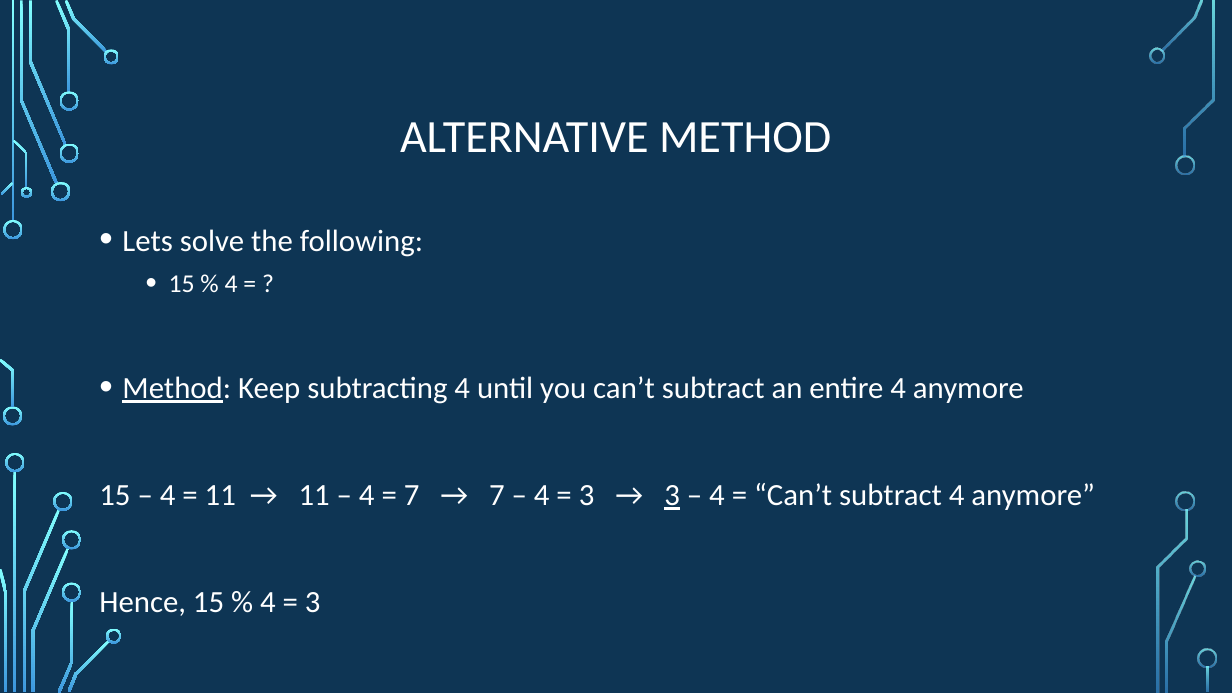
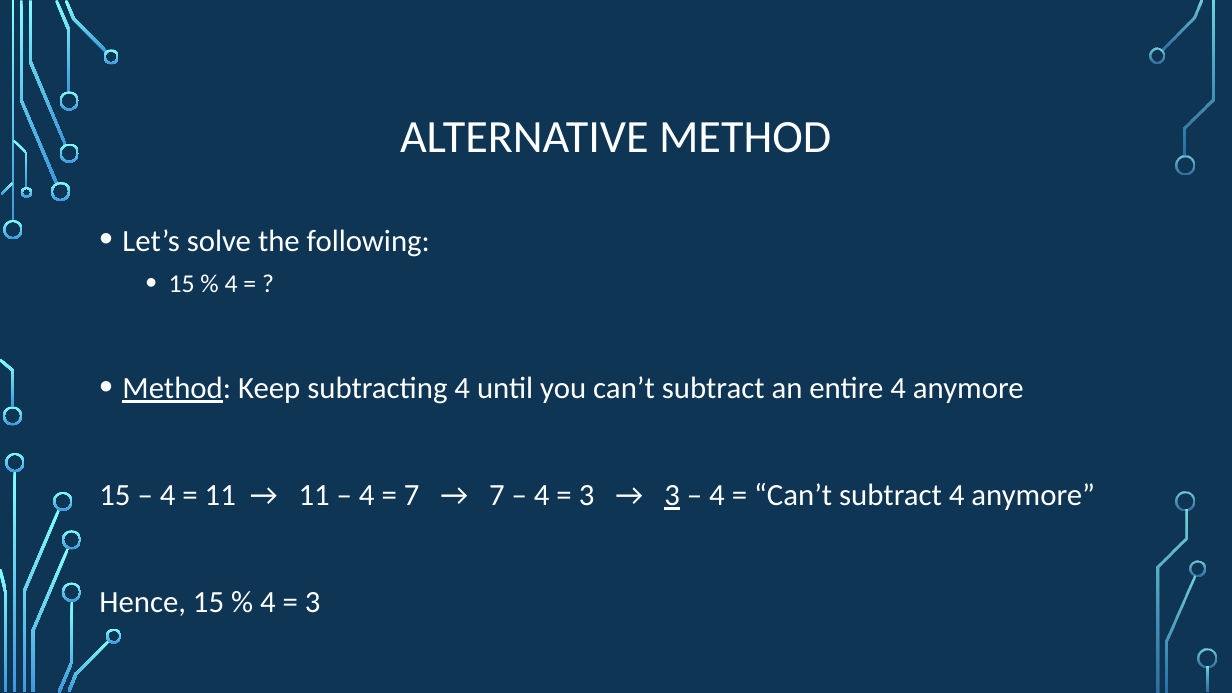
Before and after one commit to psypdt/ZIS_C-_Summer_Course_2019, a slide deck: slide 14 of Day_2/Day_2.pptx. Drawn at 1232x693 pixels with LibreOffice and Linux fonts; fonts in the diff are those of the drawing; background and template pictures are left out. Boxes give left, top, right and bottom in pixels: in the first picture for what was removed or moved away, otherwise in the second. Text is boxed around its words. In the diff, an @@ line names an element or a change of style, - is before the commit and + after.

```diff
--- a/Day_2/Day_2.pptx
+++ b/Day_2/Day_2.pptx
@@ text at bbox=[122, 229, 430, 257]: text changed @@
-• Lets solve the following:
+• Let’s solve the following:
```
Also in this commit, not shown: 17 other slides changed.
